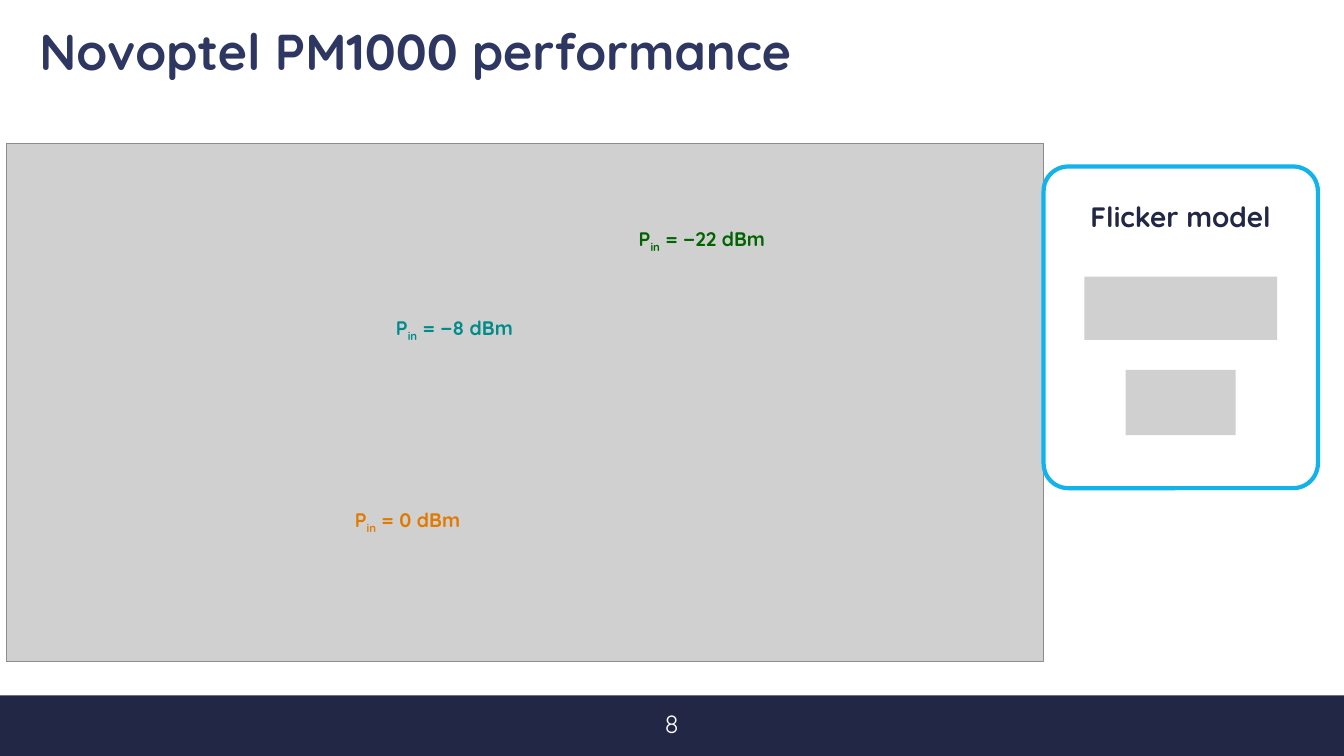
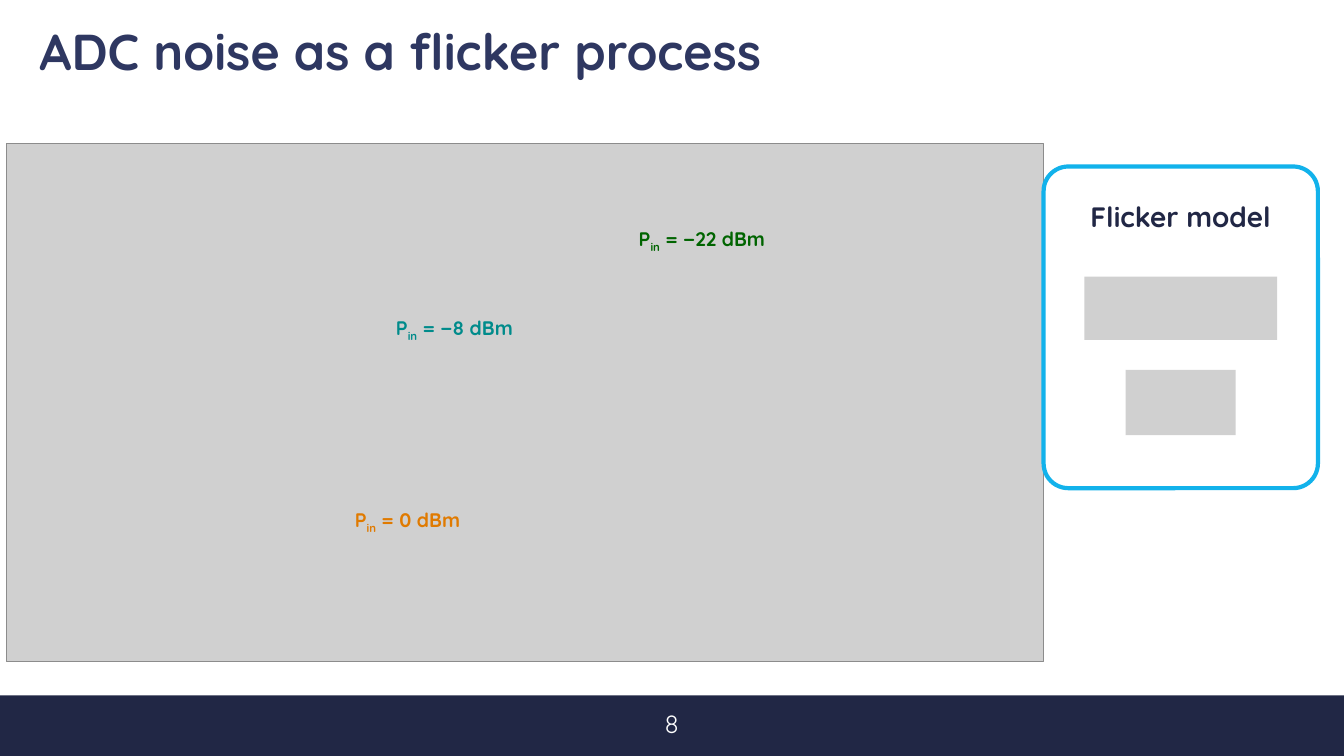
Before and after one commit to s347960/Presentazione, a slide deck: slide 9 of Discussione [Salvato automaticamente].pptx (slide 11 before the commit). Drawn at 1344x756 pixels with LibreOffice and Linux fonts; fonts in the diff are those of the drawing; grey boxes stand for pictures; background and template pictures are left out. Boxes give left, top, right and bottom in pixels: in the first picture for what was removed or moved away, otherwise in the second. Text is boxed around its words. In the diff, an @@ line names an element or a change of style, - is before the commit and + after.

```diff
--- a/Discussione [Salvato automaticamente].pptx
+++ b/Discussione [Salvato automaticamente].pptx
@@ title at (x1=39, y1=32, x2=761, y2=80): text changed @@
-Novoptel PM1000 performance
+ADC noise as a flicker process
```
Also in this commit, not shown: 3 other slides changed, 2 slides removed.
